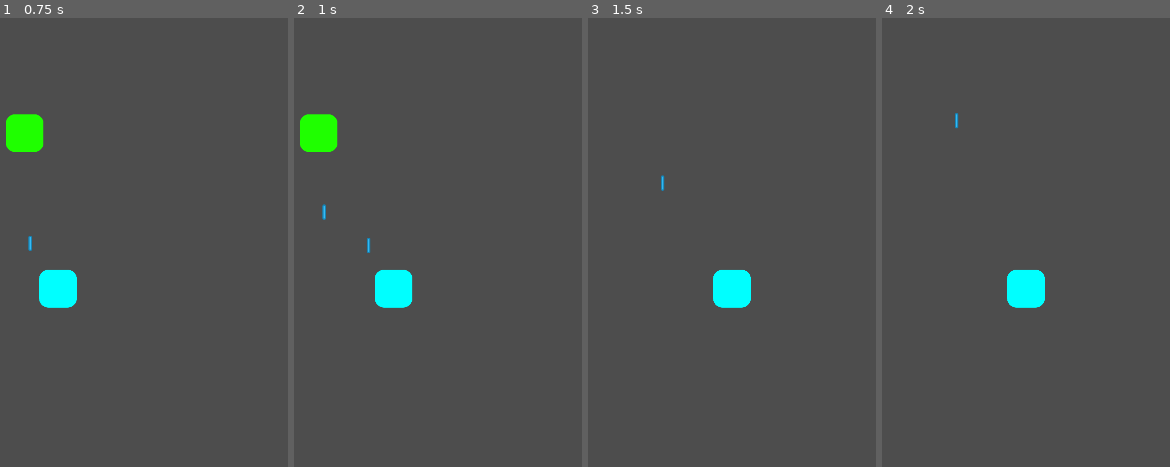
Above: before the commit, frames 1-4 (left to right).
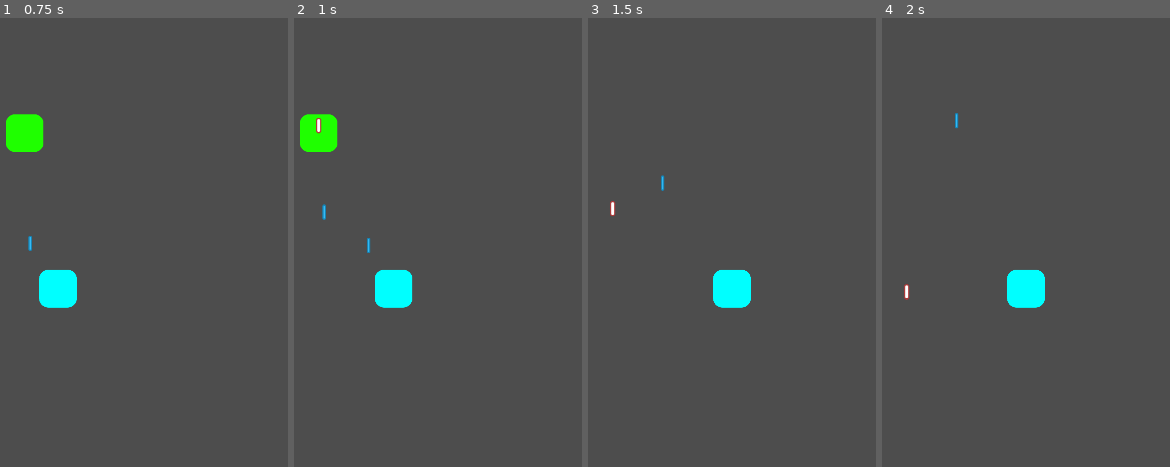
Above: after the commit, the same moments.

Repository: michael-j-coyne/space-defense
Game: Godot game, scene res://scenes/main.tscn
Same seed, same stepped clock (60 frames per second), same inputs: the game is played once before the commit and once after it.
Inputs (mouse positions are in pixels of both pictures, inside the frame that each line leads up to):
- Up to frame 1 (0.75 s): tap Enter (ui_accept) at 0.5 s; move the mouse to (outside the picture) at 0.52 s; hold Right (ui_right) from 0.53 s (still down); hold Shift from 0.53 s (still down); click (outside the picture) at 0.67 s
- Up to frame 2 (1 s): keep holding Right (ui_right); keep holding Shift; tap Enter (ui_accept) at 0.77 s
- Up to frame 3 (1.5 s): release Right (ui_right) at 1.25 s; release Shift at 1.25 s; drag from (654, 264) to (613, 134) at 1.27 s
- Up to frame 4 (2 s): no input

Frame 1 is identical in both runs. In frame 2, less than 0.1% of the frame differs, in the area x 7-10%, y 22-26%; in frame 3, less than 0.1%; in frame 4, less than 0.1%.

Commit message:
Modify grunt
Attach gun to grunt, make script to shoot the gun, attach timer to grunt so it knows when to shoot

adsf

Diff:
--- /dev/null
+++ b/scenes/enemies/grunt.gd
@@ -0,0 +1,16 @@
+extends Node2D
+
+@export var shot_chance_percentage: float
+@export var shot_interval_seconds: float
+var rng = RandomNumberGenerator.new()
+
+func _ready():
+	var timer = Timer.new()
+	timer.wait_time = shot_interval_seconds
+	timer.connect("timeout",
+		func():
+			if rng.randf() <= shot_chance_percentage:
+				$GunComponent.shoot(Vector2(0, 1))
+	)
+	add_child(timer)
+	timer.start()
--- a/scenes/enemies/grunt.tscn
+++ b/scenes/enemies/grunt.tscn
@@ -1,11 +1,17 @@
-[gd_scene load_steps=4 format=3 uid="uid://sp4n6hlsqgso"]
+[gd_scene load_steps=7 format=3 uid="uid://sp4n6hlsqgso"]
 
+[ext_resource type="Script" path="res://scenes/enemies/grunt.gd" id="1_v5n1i"]
 [ext_resource type="Script" path="res://components/hitbox_component.gd" id="1_yiqj6"]
 [ext_resource type="Script" path="res://components/health_component.gd" id="2_vn18k"]
 [ext_resource type="Texture2D" uid="uid://be8oigselkvjl" path="res://assets/enemy.png" id="3_l53fu"]
+[ext_resource type="Script" path="res://components/gun_component.gd" id="4_c20gs"]
+[ext_resource type="PackedScene" uid="uid://dsoudow2i0i6r" path="res://scenes/projectiles/enemy_projectiles/basic_red_laser.tscn" id="5_4fkuy"]
 
 [node name="Grunt" type="Node2D"]
 scale = Vector2(0.35, 0.35)
+script = ExtResource("1_v5n1i")
+shot_chance_percentage = 0.5
+shot_interval_seconds = 1.0
 
 [node name="HitboxComponent" type="Area2D" parent="." node_paths=PackedStringArray("health_component")]
 collision_layer = 2
@@ -21,3 +27,9 @@
 
 [node name="Sprite2D" type="Sprite2D" parent="."]
 texture = ExtResource("3_l53fu")
+
+[node name="GunComponent" type="Node2D" parent="."]
+script = ExtResource("4_c20gs")
+ammo = ExtResource("5_4fkuy")
+projectile_speed = 400.0
+damage = 0.1
